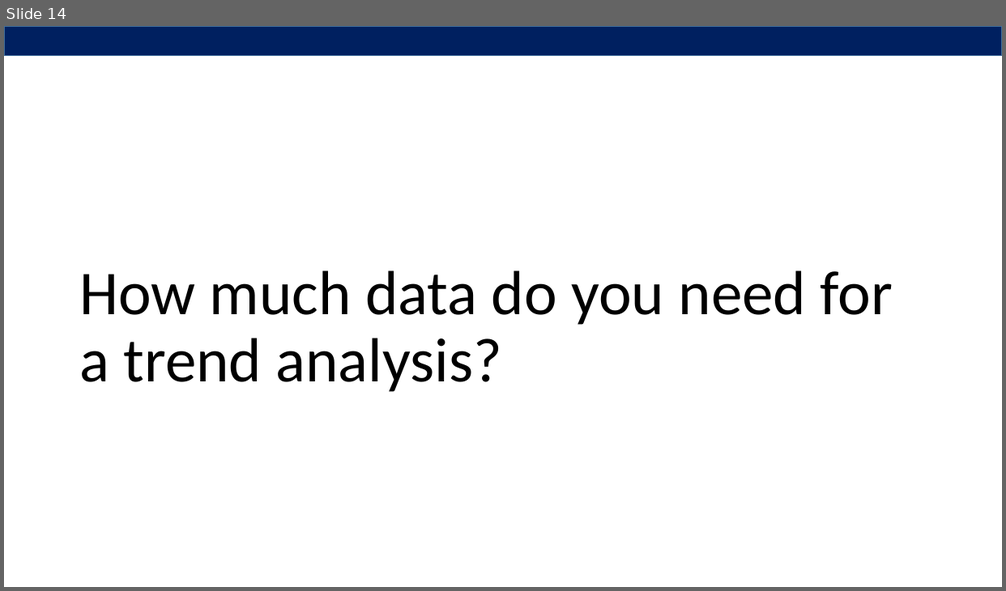
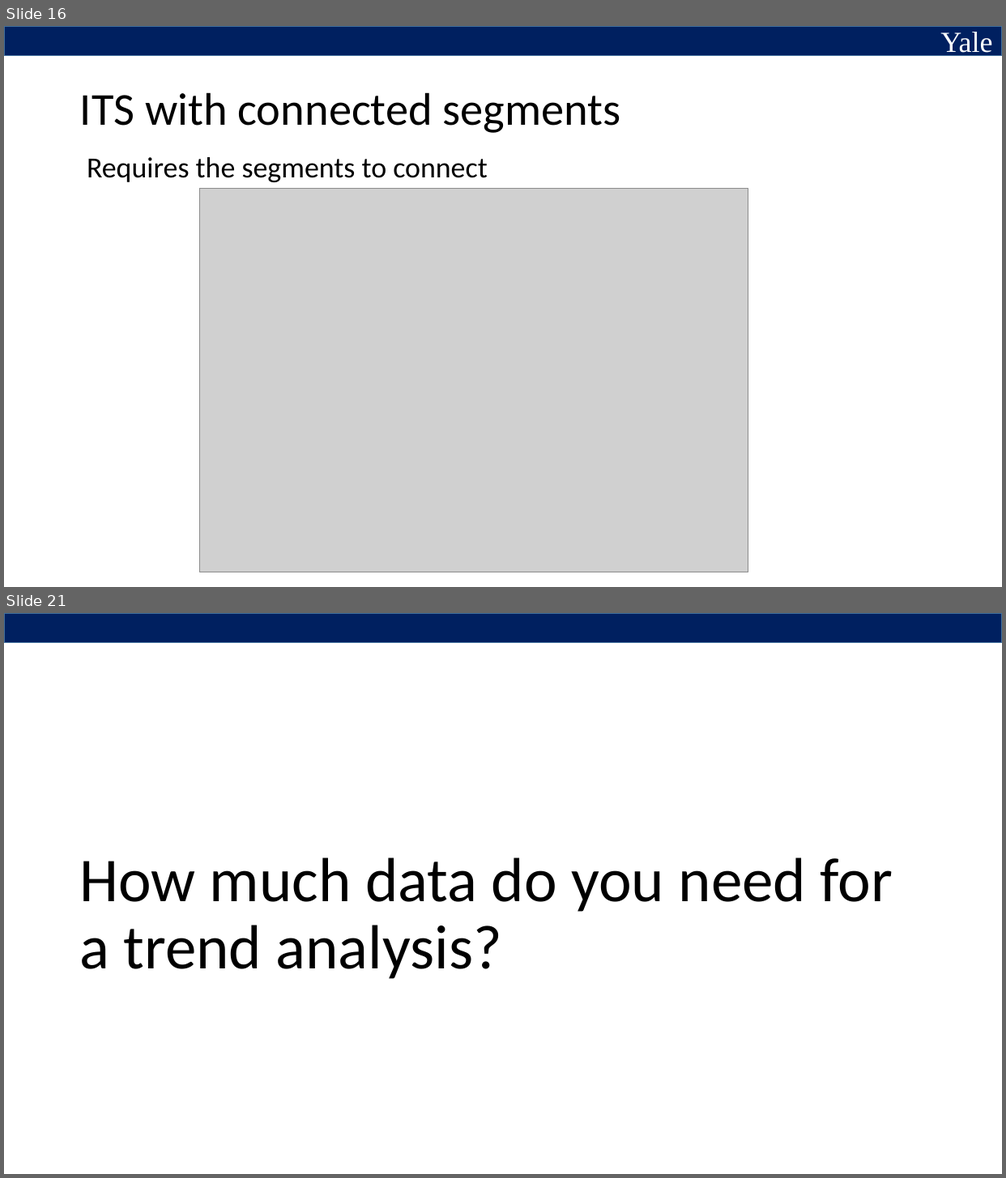
Before and after one commit to YalePublicHealthSurveillance/YaleIntroPublicHealthSurveillance.github.io, a slide deck: Slides/Slides for Video 3.pptx. Shown one above the other, each under a label of ours: slide 14 before the commit, slides 16 and 21 after it; the slides between them are not shown. The pictures are 1006x591 and 1006x1178 pixels, drawn with LibreOffice and Linux fonts; fonts in the diff are those of the drawing; grey boxes stand for pictures. Boxes give left, top, right and bottom in pixels: in the first picture for what was removed or moved away, otherwise in the second. Text is boxed around its words. In the diff, an @@ line names an element or a change of style, - is before the commit and + after.

```diff
--- a/Slides/Slides for Video 3.pptx
+++ b/Slides/Slides for Video 3.pptx
@@ slide 16 added at [4,26,1002,587], background #FFFFFF; not listed: 1 template element that a slide beside it also shows @@
@@ text added at [940,32,992,58], 28 pt, text #FFFFFF @@
+Yale
@@ title added at [80,92,621,133], 44 pt, text #000000 @@
+ITS with connected segments
@@ text added at [87,157,487,182], 28 pt, text #000000 @@
+Requires the segments to connect
@@ picture added at [199,189,748,573] @@
@@ what was slide 14 is now slide 21 @@
```
Also in this commit, not shown: 9 slides changed, 8 other slides added, 1 slide removed, 1 other file.
